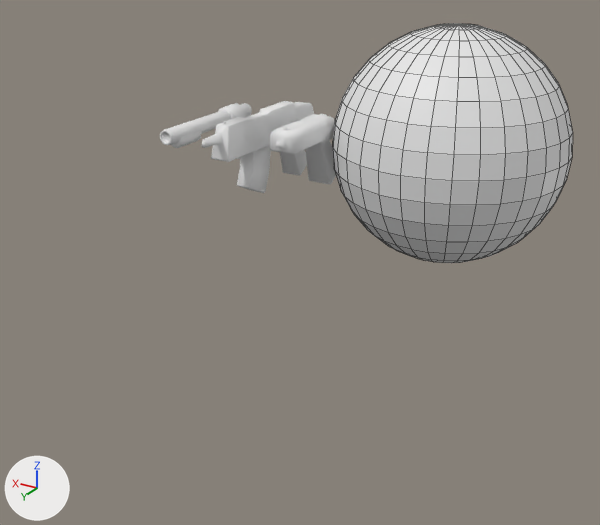
An edit to the Blender file Assets/Models/guns.blend, drawn before and after from the same camera.
Rendered twice from a camera (50 mm lens) standing at (-1.23, 3.29, 0.94) and looking at (0.24, 0.83, -0.29). The axes (+X, +Y, +Z) are drawn at lower left. The lights are the same throughout. Mesh edges are drawn as thin lines on the coarser meshes.

Script lines for the objects in view, before the commit:
```python
me_assaultrifle = bpy.data.meshes.new('AssaultRifle')
me_assaultrifle.from_pydata(...)  # 244 vertices, 228 faces; spans x -0.049..0.049, y -0.439..0.39, z -0.217..0.146
me_assaultrifle.polygons.foreach_set('use_smooth', [True] * 228)
me_pistol = bpy.data.meshes.new('Pistol')
me_pistol.from_pydata(...)  # 130 vertices, 126 faces; spans x -0.059..0.059, y -0.211..0.223, z -0.186..0.129
me_pistol.polygons.foreach_set('use_smooth', [True] * 126)
me_shotgun = bpy.data.meshes.new('Shotgun')
me_shotgun.from_pydata(...)  # 138 vertices, 124 faces; spans x -0.053..0.053, y -0.297..0.302, z -0.154..0.103
me_shotgun.polygons.foreach_set('use_smooth', [True] * 124)
ob_assaultrifle = bpy.data.objects.new('AssaultRifle', me_assaultrifle)
ob_assaultrifle.location = (0.717, 0.387, 0.0)
ob_pistol = bpy.data.objects.new('Pistol', me_pistol)
ob_pistol.location = (0.5, 0.351, 0.0)
ob_shotgun = bpy.data.objects.new('Shotgun', me_shotgun)
ob_shotgun.location = (0.985, 0.379, 0.0)
# also in view: 'Sphere' at (0.0, 0.0, 0.0)
```
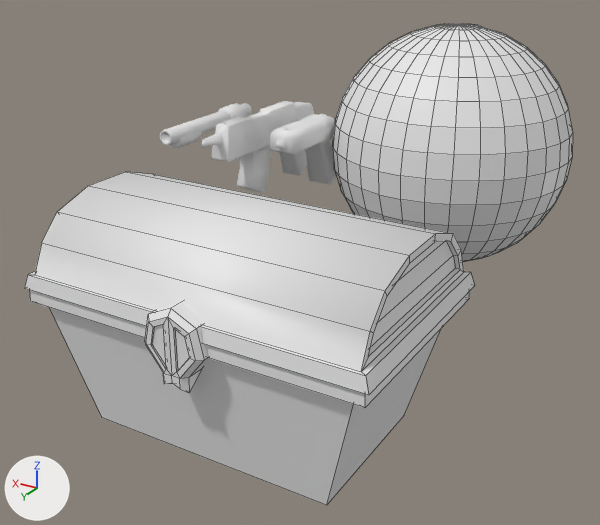
Pixel boxes (x1, y1, x2, y2) of what changed, in the pictures (600 x 525 px):
'Chest', added: after (24, 172, 475, 505)
    faces in mat_material (white #e7e7e7): (35, 172, 475, 394)
    faces in mat_material_001 (white #e7e7e7): (49, 307, 441, 505)
    faces in mat_material_003 (white #e7e7e7): (24, 271, 470, 408)
    faces in mat_material_002 (white #e7e7e7): (145, 301, 210, 393)

Edits to the bpy script that builds the scene:
```text
Add mat_material_002:
    mat_material_002 = principled_material('Material.002')
    mat_material_002.base_color = (0.8, 0.8, 0.8)  # white #e7e7e7
Add mat_material_001:
    mat_material_001 = principled_material('Material.001')
    mat_material_001.base_color = (0.8, 0.8, 0.8)  # white #e7e7e7
Add mat_material_003:
    mat_material_003 = principled_material('Material.003')
    mat_material_003.base_color = (0.8, 0.8, 0.8)  # white #e7e7e7
Add mat_material:
    mat_material = principled_material('Material')
    mat_material.base_color = (0.8, 0.8, 0.8)  # white #e7e7e7
Add me_chest:
    me_chest.from_pydata(...)  # 132 vertices, 123 faces; spans x -0.546..0.546, y -0.338..0.363, z -0.002..0.673
    # faces by material slot: [47, 10, 47, 19]
    me_chest.materials.append(mat_material)  # white #e7e7e7
    me_chest.materials.append(mat_material_001)  # white #e7e7e7
    me_chest.materials.append(mat_material_002)  # white #e7e7e7
    me_chest.materials.append(mat_material_003)  # white #e7e7e7
Add ob_chest:
    ob_chest = bpy.data.objects.new('Chest', me_chest)
    ob_chest.location = (0.0, 1.514, -0.495)
```
